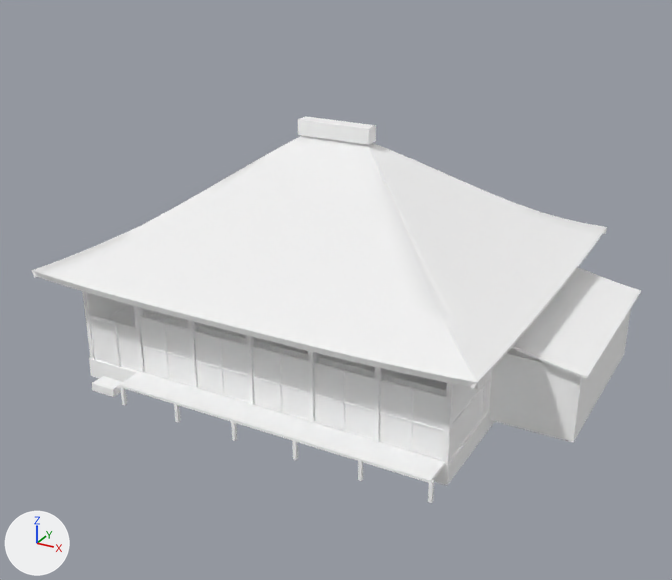
What one commit did to the glTF model public/assets/models/architecture/minka-kawara_3.glb.
Camera for both pictures: a 50 mm camera at (12.65, -23.02, 13.71) aimed at (1.03, -1.89, 3.14). Lighting does not change. The marker at lower left points along +X, +Y and +Z. The first picture is the older version. Where no turn or scale is listed for an object, it has been applied to the vertices. Vertices at exactly the same position are counted once.

Names of what the first picture shows: 'minka-kawara_3'.
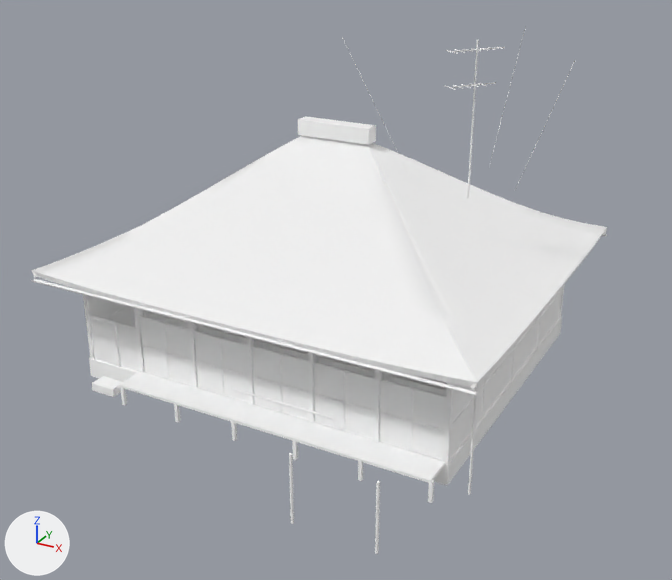
Where the newer file only moved an object's origin or applied its transform, the numbers keep the older frame.

Where the change shows, as pixel boxes (x1, y1, x2, y2) in the pictures (672 x 580 px; the box of a moved part takes in the faces that stretch with it):
'minka-kawara_3', reshaped (36% taller)
    before: (31, 116, 641, 503)
    after: (31, 26, 607, 554)
part 1 of me_minka_kawara_3, added
    after: (289, 453, 294, 524)
part 2 of me_minka_kawara_3, added
    after: (375, 481, 380, 554)
part 3 of me_minka_kawara_3, added
    after: (468, 388, 478, 494)
part 4 of me_minka_kawara_3, added
    after: (467, 39, 479, 198)
part 5 of me_minka_kawara_3, moved or reshaped (not visible before)
    after: (448, 47, 505, 53)
part 6 of me_minka_kawara_3, moved or reshaped (not visible afterwards)
    before: (489, 309, 631, 442)
part 7 of me_minka_kawara_3, added
    after: (453, 82, 496, 88)
part 8 of me_minka_kawara_3, added
    after: (31, 279, 477, 396)
part 9 of me_minka_kawara_3, deleted
    before: (512, 268, 641, 379)
part 10 of me_minka_kawara_3, moved or reshaped
    before: (89, 315, 491, 485)
    after: (83, 295, 454, 464)

The change, as a diff of the scene's bpy script:
```diff
--- a/public/assets/models/architecture/minka-kawara_3.glb.py
+++ b/public/assets/models/architecture/minka-kawara_3.glb.py
@@ me_minka_kawara_3 @@
 # used by ob_minka_kawara_3; location = (0.79, 0.0, 3.71)
-me_minka_kawara_3.from_pydata(...)  # 2136 vertices, 3996 faces; spans x -7.5..7.5, y -5.8..5.8, z -3.7..3.7
+me_minka_kawara_3.from_pydata(...)  # 2251 vertices, 4104 faces; spans x -7.5..6.3, y -8.0..5.8, z -3.7..6.3
+# me_minka_kawara_3 part 1: a new loose piece, a 6-sided cylinder along z spanning x 2.371..2.441, y -7.99..-7.91, z -3.707..-1.808, in mat_stone_granite (white #ffffff)
+# me_minka_kawara_3 part 2: a new loose piece, a 6-sided cylinder along z spanning x 4.571..4.641, y -7.99..-7.91, z -3.707..-1.808, in mat_stone_granite (white #ffffff)
+# me_minka_kawara_3 part 3: a new loose piece, a 6-sided cylinder along z spanning x 5.576..5.636, y -4.935..-4.865, z -3.707..-0.367, in mat_stone_granite (white #ffffff)
+# me_minka_kawara_3 part 4: a new loose piece, a 6-sided cylinder along z spanning x 3.284..3.328, y -0.025..0.025, z 2.107..6.312, in mat_stone_granite (white #ffffff)
+# me_minka_kawara_3 part 5: the loose piece of 8 vertices spanning x 4.7..5.1, y -2.2..4.1, z -0.9..-0.6 is turned -36.3 degrees about the z axis through its middle and scaled by 0.269, then moved by (-1.6, -1.0, 6.8)
+# me_minka_kawara_3 part 6: the loose piece of 8 vertices spanning x 4.9..7.3, y -1.9..3.8, z -3.4..-1.3 is turned 53.7 degrees about the z axis through its middle and scaled by 0.0594, then moved by (-2.8, -1.0, 8.4)
+# me_minka_kawara_3 part 7: the loose piece of 8 vertices spanning x 4.7..5.1, y -2.2..4.1, z -0.9..-0.6 is copied, and the copy is turned -36.3 degrees about the z axis through its middle and scaled by 0.206, then moved by (-1.6, -1.0, 5.9); it spans x 2.9..3.7, y -0.5..0.5, z 5.1..5.2
+# me_minka_kawara_3 part 8: a new loose piece of 18 vertices spanning x -7.5..5.9, y -5.8..-5.7, z -0.4, in mat_stone_granite (white #ffffff)
+# me_minka_kawara_3 part 9: the loose piece of 129 vertices spanning x 4.9..7.5, y -2.1..4.0, z -1.4..-0.8 is deleted
+# me_minka_kawara_3 part 10: 2 vertices removed from x -6.6..5.0, y -4.9, z -3.1; 2 vertices added at x -6.6..5.0, y -4.8, z -3.1
+# other edits to the shape of me_minka_kawara_3 do not show in these pictures
 me_minka_kawara_3.materials.append(mat_stone_granite)
```
